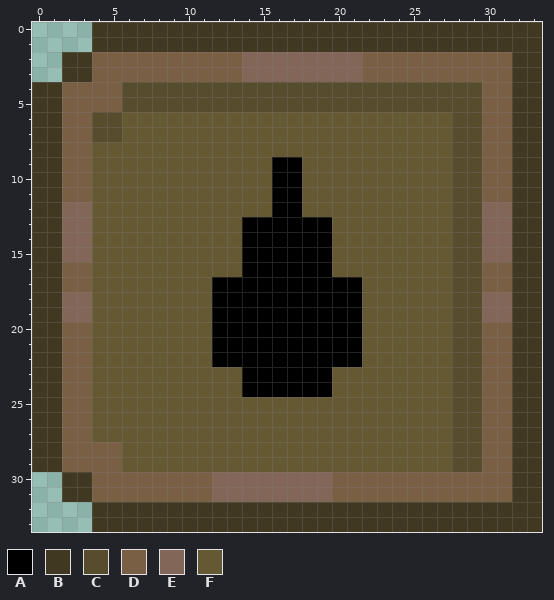
Pixel-art sprite -- resources/images/buttons/df_toggle.png. The picture above is the old version.
The file is 34x34 pixels.
Palette (. is transparent): A #000000  B #403821  C #574c2d  D #796045  E #826657  F #655934
Pixels before, first column x 0:
 0 ....BBBBBBBBBBBBBBBBBBBBBBBBBBBBBB
 1 ....BBBBBBBBBBBBBBBBBBBBBBBBBBBBBB
 2 ..BBDDDDDDDDDDEEEEEEEEDDDDDDDDDDBB
 3 ..BBDDDDDDDDDDEEEEEEEEDDDDDDDDDDBB
 4 BBDDDDCCCCCCCCCCCCCCCCCCCCCCCCDDBB
 5 BBDDDDCCCCCCCCCCCCCCCCCCCCCCCCDDBB
 6 BBDDCCFFFFFFFFFFFFFFFFFFFFFFCCDDBB
 7 BBDDCCFFFFFFFFFFFFFFFFFFFFFFCCDDBB
 8 BBDDFFFFFFFFFFFFFFFFFFFFFFFFCCDDBB
 9 BBDDFFFFFFFFFFFFAAFFFFFFFFFFCCDDBB
10 BBDDFFFFFFFFFFFFAAFFFFFFFFFFCCDDBB
11 BBDDFFFFFFFFFFFFAAFFFFFFFFFFCCDDBB
12 BBEEFFFFFFFFFFFFAAFFFFFFFFFFCCEEBB
13 BBEEFFFFFFFFFFAAAAAAFFFFFFFFCCEEBB
14 BBEEFFFFFFFFFFAAAAAAFFFFFFFFCCEEBB
15 BBEEFFFFFFFFFFAAAAAAFFFFFFFFCCEEBB
16 BBDDFFFFFFFFFFAAAAAAFFFFFFFFCCDDBB
17 BBDDFFFFFFFFAAAAAAAAAAFFFFFFCCDDBB
18 BBEEFFFFFFFFAAAAAAAAAAFFFFFFCCEEBB
19 BBEEFFFFFFFFAAAAAAAAAAFFFFFFCCEEBB
20 BBDDFFFFFFFFAAAAAAAAAAFFFFFFCCDDBB
21 BBDDFFFFFFFFAAAAAAAAAAFFFFFFCCDDBB
22 BBDDFFFFFFFFAAAAAAAAAAFFFFFFCCDDBB
23 BBDDFFFFFFFFFFAAAAAAFFFFFFFFCCDDBB
24 BBDDFFFFFFFFFFAAAAAAFFFFFFFFCCDDBB
25 BBDDFFFFFFFFFFFFFFFFFFFFFFFFCCDDBB
26 BBDDFFFFFFFFFFFFFFFFFFFFFFFFCCDDBB
27 BBDDFFFFFFFFFFFFFFFFFFFFFFFFCCDDBB
28 BBDDDDFFFFFFFFFFFFFFFFFFFFFFCCDDBB
29 BBDDDDFFFFFFFFFFFFFFFFFFFFFFCCDDBB
30 ..BBDDDDDDDDEEEEEEEEDDDDDDDDDDDDBB
31 ..BBDDDDDDDDEEEEEEEEDDDDDDDDDDDDBB
32 ....BBBBBBBBBBBBBBBBBBBBBBBBBBBBBB
33 ....BBBBBBBBBBBBBBBBBBBBBBBBBBBBBB
The same view after the edit:
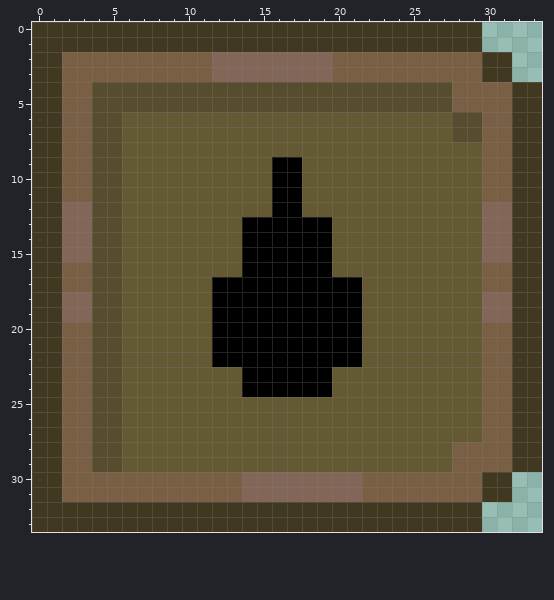
From old to new:
The edit adds colour B in rows 0 to 1 at x 0 to 3; in rows 2 to 3 at x 0 to 1; in rows 30 to 31 at x 0 to 1; in rows 32 to 33 at x 0 to 3.
Colour D gives way to colour B in rows 2 to 3 at x 30 to 31; in rows 30 to 31 at x 30 to 31.
Colour D gives way to colour C in rows 4 to 5 at x 4 to 5; in rows 28 to 29 at x 4 to 5.
Colour F gives way to colour C in rows 8 to 27 at x 4 to 5.
Colour B gives way to colour D in rows 2 to 3 at x 2 to 3; in rows 30 to 31 at x 2 to 3.
Colour C gives way to colour D in rows 4 to 5 at x 28 to 29; in rows 28 to 29 at x 28 to 29.
Colour E gives way to colour D in rows 2 to 3 at x 20 to 21; in rows 30 to 31 at x 12 to 13.
Colour D gives way to colour E in rows 2 to 3 at x 12 to 13; in rows 30 to 31 at x 20 to 21.
Colour C gives way to colour F in rows 8 to 27 at x 28 to 29.
The edit erases colour B in rows 0 to 1 at x 30 to 33; in rows 2 to 3 at x 32 to 33; in rows 30 to 31 at x 32 to 33; in rows 32 to 33 at x 30 to 33.
